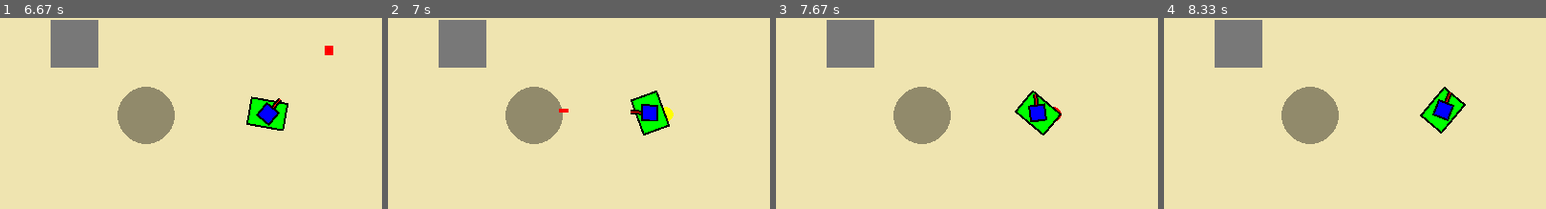
Above: before the commit, frames 1-4 (left to right).
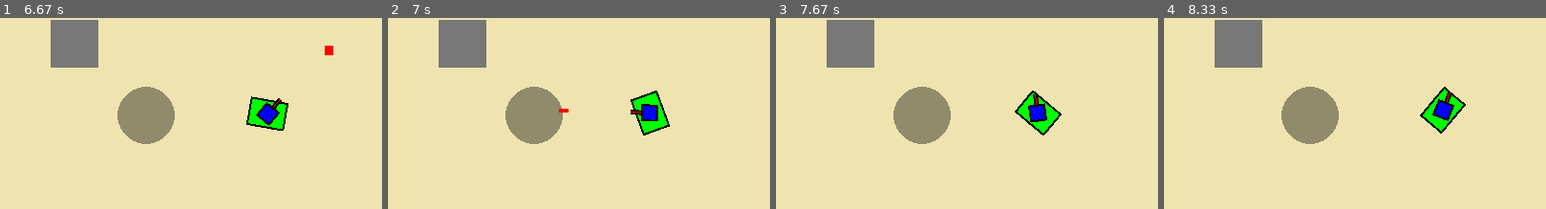
Above: after the commit, the same moments.

Repository: Keksfabrik-glitch/Panzerkiste
Game: pygame game, started from panzer.py
The game is run twice, just before and just after one commit, with the same random seed, the same clock (stepped at 60 frames per second) and the same inputs.
Inputs (mouse positions are % of the whole screen's width and height, from its top left):
- Up to frame 1 (6.67 s): click "Leben: 1" at 0.38 s; hold D 0.67-1.13 s; move the mouse to (19, 74) at 0.7 s; hold W 1.17-1.47 s; move the mouse to (58, 71) at 1.2 s; hold D 1.5-1.97 s; move the mouse to (18, 31) at 1.53 s; hold A 2-2.53 s; move the mouse to (82, 16) at 2.03 s; hold S 2.57-2.87 s; move the mouse to (22, 66) at 2.6 s; hold A 2.9-3.3 s; move the mouse to (32, 86) at 2.93 s; hold W 3.33-3.7 s; move the mouse to (37, 34) at 3.37 s; hold D 3.73-4.37 s; move the mouse to (26, 24) at 3.77 s; hold S 4.4-4.77 s; move the mouse to (15, 85) at 4.43 s; hold A 4.8-5.27 s; move the mouse to (18, 28) at 4.83 s; tap Space at 5.3 s; move the mouse to (54, 68) at 5.63 s; press the mouse at (54, 68) at 5.67 s; move the mouse to (67, 68) at 5.77 s; release the mouse at (80, 68) at 5.9 s; hold D 5.97-6.43 s; click (44, 72) at 6.05 s; hold W from 6.47 s (still down); click (67, 42) at 6.55 s
- Up to frame 2 (7 s): release W at 6.77 s; hold D from 6.8 s (still down); click (20, 71) at 6.88 s
- Up to frame 3 (7.67 s): release D at 7.27 s; hold A from 7.3 s (still down); click (50, 30) at 7.38 s
- Up to frame 4 (8.33 s): release A at 7.83 s; hold S 7.87-8.17 s; click (50, 76) at 7.95 s; hold A from 8.2 s (still down); click (60, 50) at 8.28 s
The pictures show only the part of the screen within x 18-68%, y 50-100%; the shares and areas given below are measured in that part.

Frame 1 is identical in both runs. In frame 2, 0.1% of the frame differs, in the area x 72-75%, y 46-54%; in frame 3, less than 0.1%; in frame 4, nothing differs.

Commit message:
Mienen Class geupdated. Es geht Prinzipiell.

Diff:
--- a/panzer.py
+++ b/panzer.py
@@ -23,7 +23,7 @@
 kugel_gruppe = pygame.sprite.Group()
 spieler_gruppe = pygame.sprite.Group()
 löcher = pygame.sprite.Group()
-
+GelegteMienen = pygame.sprite.Group()
 class Player(pygame.sprite.Sprite):
     def __init__(self, position,Name):
         super().__init__()
@@ -156,9 +156,9 @@
                     self.mienenAnzahl -= 1
                 if len(self.mienenPos) <= 5:
                     pos = self.position.copy()
-                    Miene(pos,jetzt,self.ID,self.mieneZeit,)
+                    GelegteMienen.add(Miene(pos,jetzt,self.ID,self.mieneZeit,self.explosionsRadius))
                     self.letzte_mine_zeit = jetzt
-                    self.mienenPos.append({'pos': pos, 'gelegt': jetzt,"von":self.ID, "early":False})
+                    #self.mienenPos.append({'pos': pos, 'gelegt': jetzt,"von":self.ID, "early":False})
     def Schuss(self, maus_pos, jetzt):
         if self.kugeln > 0 and jetzt - self.letzterEinzelschuss >= self.schuss_cooldown:
             richtung = pygame.Vector2(maus_pos) - self.position
@@ -301,67 +301,71 @@
         # Kollisionsmaske (für Spieler)
         self.rect = self.image.get_rect(center=(x, y))
         self.mask = pygame.mask.from_surface(self.image)
-class Miene():
+
+
+class Miene(pygame.sprite.Sprite):
     #Zwischenversion, die funktioniert
-    def __init__(self,pos,jetzt,ID,mieneZeit):
+    def __init__(self,pos,jetzt,ID,mieneZeit,explosionsRadius):
+        super().__init__()
         self.pos = pos
         self.gelegt = jetzt
         self.ErstellerID = ID
-        self.Explosionszeit = mieneZeit
+        self.ZeitBisEx = mieneZeit
+        self.explosionsRadius = explosionsRadius
+        self.early = False
         #self.mienenPos.append({'pos': pos, 'gelegt': jetzt,"von":self.ID, "early":False})
-
-    def update(player):
-        for m in player.mienenPos[:]:
-            t = (jetzt - m['gelegt']) / 1000
-            rest = player.mieneZeit - t
-            if rest <= 0:
-                explosions_gruppe.add(Explosion(m['pos'].x, m['pos'].y))
-                player.mienenPos.remove(m)
-                # Sprite
+    def update(self):
+        jetzt = pygame.time.get_ticks()
+        t = (jetzt - self.gelegt) / 1000
+        rest = self.ZeitBisEx - t
+        if rest <= 0:
+            explosions_gruppe.add(Explosion(self.pos.x, self.pos.y))
+            explosions_sprite = pygame.sprite.Sprite()
+            radius = self.explosionsRadius
+            explosions_sprite.image = pygame.Surface((radius*2, radius*2), pygame.SRCALPHA)
+            pygame.draw.circle(explosions_sprite.image, (255, 0, 0, 128), (radius, radius), radius)
+            explosions_sprite.rect = explosions_sprite.image.get_rect(center=(self.pos.x, self.pos.y))
+            explosions_sprite.mask = pygame.mask.from_surface(explosions_sprite.image)
+            # Kollisionen
+            getroffeneWand = pygame.sprite.spritecollideany(explosions_sprite, wände, collided=pygame.sprite.collide_mask)
+            if getroffeneWand:
+                if getroffeneWand.zerstörbarkeit:
+                    getroffeneWand.schaden(10)
+            offset = (player.rect.left - explosions_sprite.rect.left,player.rect.top - explosions_sprite.rect.top)
+            if explosions_sprite.mask.overlap(player.mask, offset):
+                player.Schaden()
+            self.kill()
+
+            ##!!! Bei den getroffenem Panzer, nicht immer Player
+        else:
+            if rest <= 2:   # letzte 2 Sekunden
+                # schnelles Blinken
+                blink = 500 - ((2 - rest) / 2) *100
+                blinkend = (jetzt // blink) % 2 == 0
+                farbe = (255, 255, 0) if blinkend else (255, 0, 0)
+            else:
+                farbe = (255, 0, 0)  # normal rot, kein Blinken
                 explosions_sprite = pygame.sprite.Sprite()
-                radius = player.explosionsRadius
+                radius = self.explosionsRadius
                 explosions_sprite.image = pygame.Surface((radius*2, radius*2), pygame.SRCALPHA)
                 pygame.draw.circle(explosions_sprite.image, (255, 0, 0, 128), (radius, radius), radius)
-                explosions_sprite.rect = explosions_sprite.image.get_rect(center=(m['pos'].x, m['pos'].y))
-                explosions_sprite.mask = pygame.mask.from_surface(explosions_sprite.image)
-                # Kollisionen
-                getroffeneWand = pygame.sprite.spritecollideany(explosions_sprite, wände, collided=pygame.sprite.collide_mask)
-                if getroffeneWand:
-                    if getroffeneWand.zerstörbarkeit:
-                        getroffeneWand.schaden(10)
-
-                offset = (player.rect.left - explosions_sprite.rect.left,player.rect.top - explosions_sprite.rect.top)
-                if explosions_sprite.mask.overlap(player.mask, offset):
-                    player.Schaden()
-            else:
-                if rest <= 2:   # letzte 2 Sekunden
-                    # schnelles Blinken
-                    blink = 500 - ((2 - rest) / 2) *100
-                    blinkend = (jetzt // blink) % 2 == 0
-                    farbe = (255, 255, 0) if blinkend else (255, 0, 0)
-                else:
-                    farbe = (255, 0, 0)  # normal rot, kein Blinken
-                explosions_sprite = pygame.sprite.Sprite()
-                radius = player.explosionsRadius
-                explosions_sprite.image = pygame.Surface((radius*2, radius*2), pygame.SRCALPHA)
-                pygame.draw.circle(explosions_sprite.image, (255, 0, 0, 128), (radius, radius), radius)
-                explosions_sprite.rect = explosions_sprite.image.get_rect(center=(m['pos'].x, m['pos'].y))
+                explosions_sprite.rect = explosions_sprite.image.get_rect(center=(self.pos.x, self.pos.y))
                 explosions_sprite.mask = pygame.mask.from_surface(explosions_sprite.image)
                 # Kollisionen
                 getroffeneKugel = pygame.sprite.spritecollideany(explosions_sprite, kugel_gruppe, collided=pygame.sprite.collide_mask)
                 if getroffeneKugel:
-                    if m["early"] == False:
+                    if self.early == False:
                             #getroffeneKugel.kill()
-                            m["early"] = True
-                            m['gelegt'] += (2 - rest)*1000  # Gelegte Zeit manipulieren, dass es so war das jetzt nur noch 2 Sekunden verbleibend sind
+                        self.early = True
+                        self.gelegt += (2 - rest)*1000  # Gelegte Zeit manipulieren, dass es so war das jetzt nur noch 2 Sekunden verbleibend sind
                 offset = (player.rect.left - explosions_sprite.rect.left,player.rect.top - explosions_sprite.rect.top)
                 if explosions_sprite.mask.overlap(player.mask, offset):
                     if rest <= 5: #Ersetzten mit: Wenn ersteller Spieler nahe nach ein paar sekunden hoch, sonst immer direkt nach den zwei sekunden
-                        if m["early"] == False:
-                            m["early"] = True
-                            m['gelegt'] += (2 - rest)*1000  # Gelegte Zeit manipulieren, dass es so war das jetzt nur noch 2 Sekunden verbleibend sind
-
-                pygame.draw.circle(screen, farbe, (int(m['pos'].x), int(m['pos'].y)), 8)
+                        if self.early == False:
+                            self.early = True
+                            self.gelegt += (2 - rest)*1000  # Gelegte Zeit manipulieren, dass es so war das jetzt nur noch 2 Sekunden verbleibend sind
+
+                pygame.draw.circle(screen, farbe, (int(self.pos.x), int(self.pos.y)), 8)
 
 player = Player((400, 300),"Spieler1")
 spieler_gruppe.add(player)
@@ -415,7 +419,7 @@
         player.kugeln = 5
 
     ## MIENEN MALEN
-    Miene.update(player)
+    GelegteMienen.update()
     ## PLAYER: ZEICHNEN
     spieler_gruppe.update()
     #KUGELN : ZEICHEN
